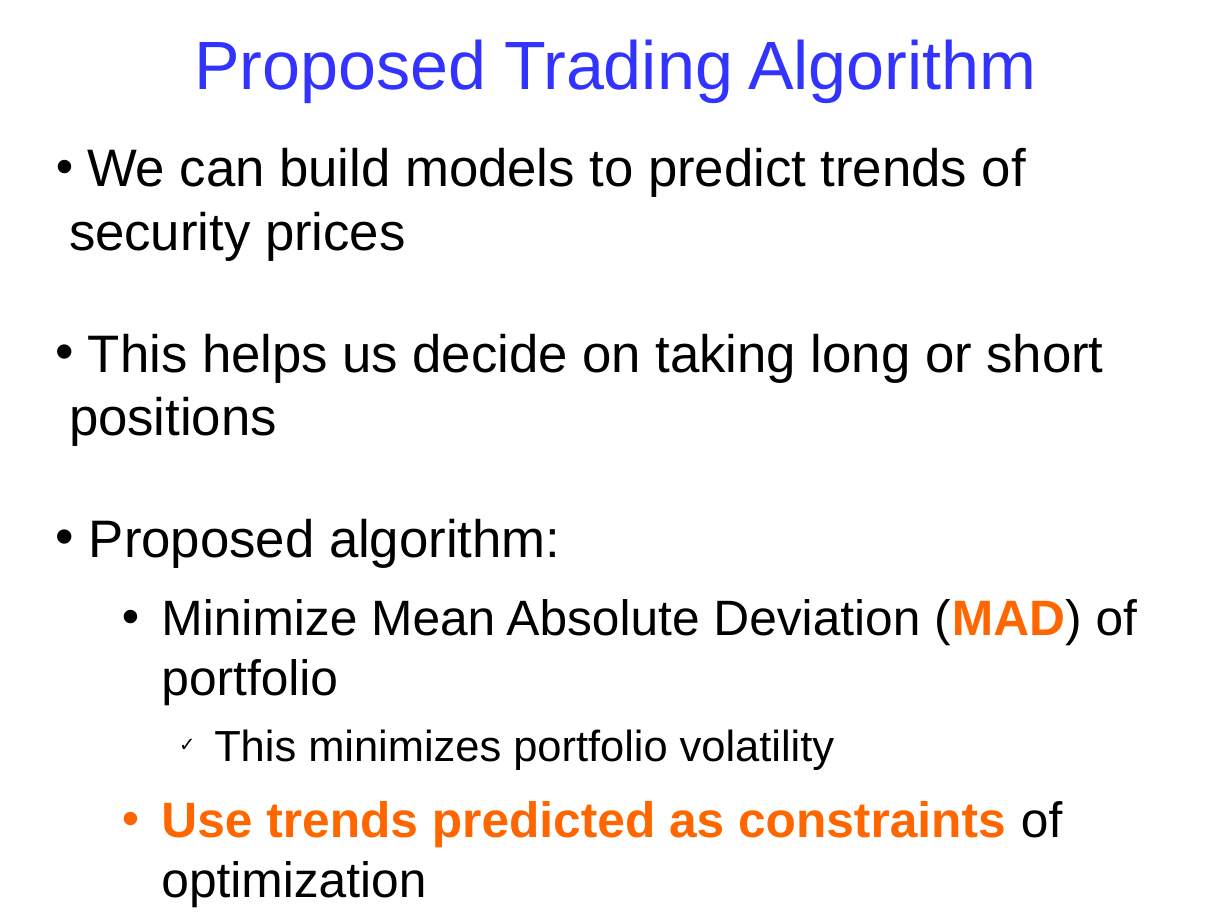
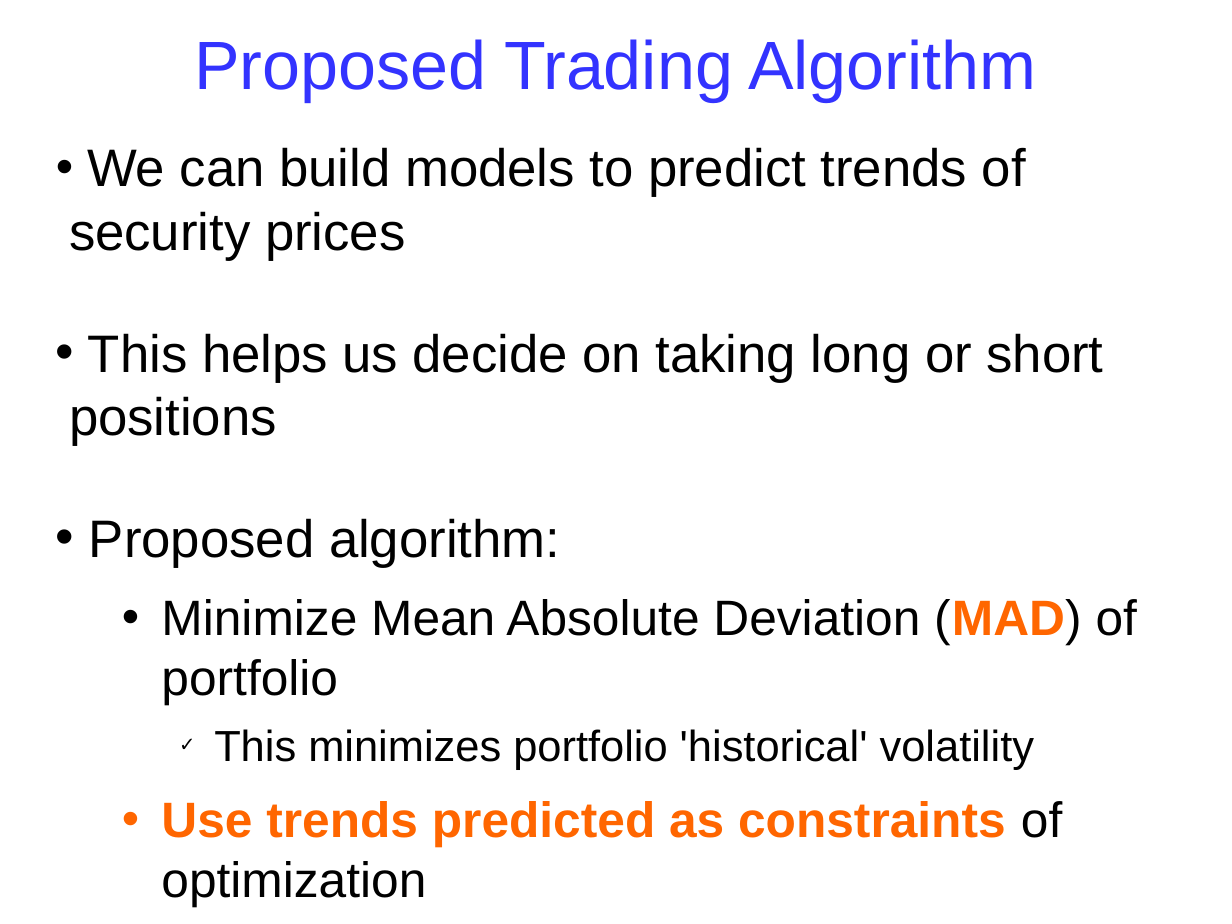
Before and after one commit to babakopti/opti-trade, a slide deck: slide 23 of presentations/presentation-Jan-2020.odp (slide 20 before the commit). Drawn at 1232x924 pixels with LibreOffice and Linux fonts; fonts in the diff are those of the drawing. Boxes give left, top, right and bottom in pixels: in the first picture for what was removed or moved away, otherwise in the second. Text is boxed around its words. In the diff, an @@ line names an element or a change of style, - is before the commit and + after.

```diff
--- a/presentations/presentation-Jan-2020.odp
+++ b/presentations/presentation-Jan-2020.odp
@@ text at (214,729,1034,770): text changed @@
-    ✓ This minimizes portfolio volatility
+    ✓ This minimizes portfolio 'historical' volatility
```
Also in this commit, not shown: 4 other slides changed, 4 slides added.
